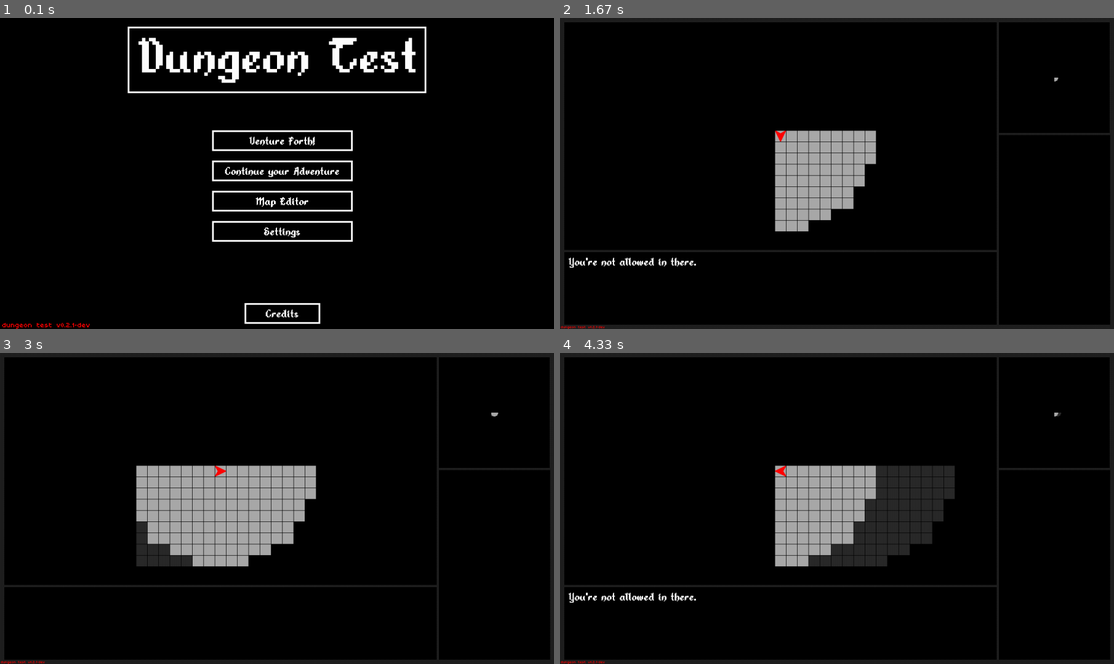
Above: before the commit, frames 1-4 (two rows, left to right).
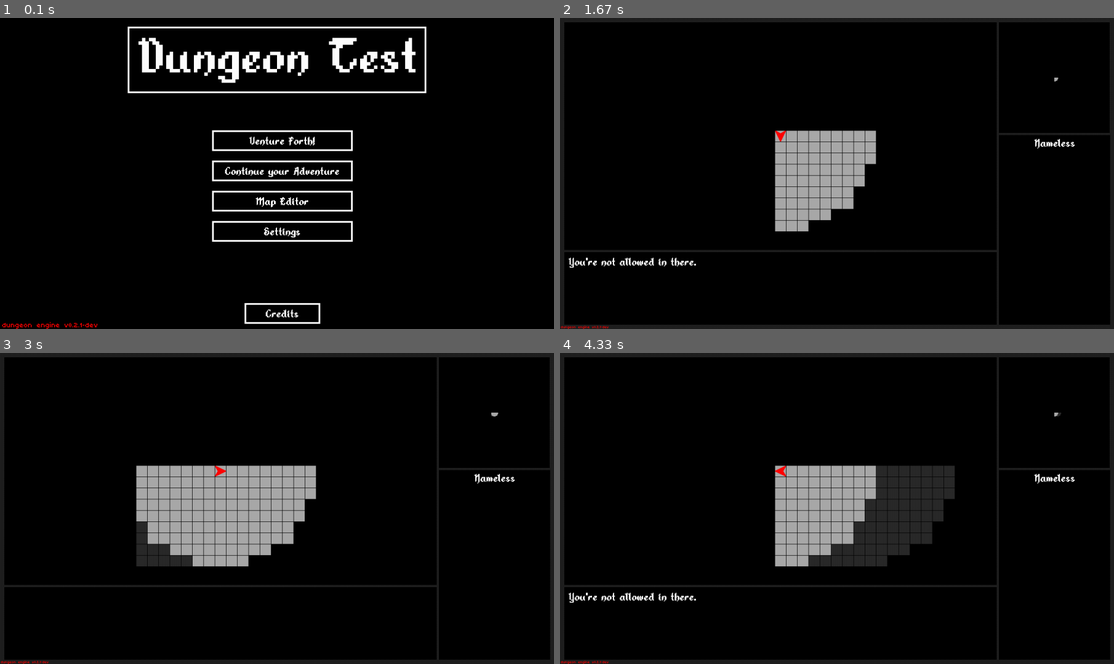
Above: after the commit, the same moments.

Repository: RidleyofZebes/dungeon-engine
Game: pygame game, started from dungeon test v0.2.0-dev.py
Same seed, same stepped clock (60 frames per second), same inputs: the game is played once before the commit and once after it.
Inputs:
- Up to frame 1 (0.1 s): no input
- Up to frame 2 (1.67 s): click "Venture Forth!" at 0.38 s; hold D 0.67-1.13 s; hold W 1.17-1.47 s; hold D from 1.5 s (still down); tap E at 1.65 s
- Up to frame 3 (3 s): release D at 1.97 s; hold A 2-2.53 s; hold S 2.57-2.87 s; hold A from 2.9 s (still down)
- Up to frame 4 (4.33 s): tap E at 3.05 s; release A at 3.3 s; hold W 3.33-3.7 s; hold D from 3.73 s (still down)

The runs differ from the first frame. In frame 1, 0.1% of the frame differs, in the area x 6-18%, y 97-100%; in frame 2, 0.1%, in the area x 3-93%, y 38-100%; in frame 3, 0.1%; in frame 4, 0.1%.

Commit message:
v0.2.1-dev
Signed-off-by: RidleyofZebes <JHoneycutt404@Gmail.com>

Diff:
--- a/dungeon test v0.2.0-dev.py
+++ b/dungeon test v0.2.0-dev.py
@@ -1,7 +1,7 @@
 """-------------------------------------------------------------------------#
-# "Dungeon Test"                                                             #
+# "Dungeon Engine"                                                          #
 # By Douglas J. Honeycutt                                                   #
-# https://withacact.us/ | https://github.com/RidleyofZebes/hero-simulator   #
+# https://withacact.us/ | https://github.com/RidleyofZebes/dungeon-engine   #
 #-------------------------------------------------------------------------"""
 
 
@@ -17,7 +17,7 @@
 # from natural.number import ordinal  # <-- Makes the numbers look pretty - 1st, 2nd, 3rd, 4th...
 
 pygame.init()
-title = "dungeon test v0.2.1-dev"
+title = "dungeon engine v0.2.1-dev"
 
 window_res = (1280, 720)
 FPS = 30
@@ -703,6 +703,15 @@
             viewscreen.blit(maparrow, ((player.y * (map.tile_size + map.tile_margin)) + map.offsetY + 1,
                                        (player.x * (map.tile_size + map.tile_margin)) + map.offsetX + 1))
 
+            """ Draw the Info Box """
+            heroname = font.render(player.name, 0, white)
+            heroname_rect = heroname.get_rect()
+            heroname_rect.center = (257/2, 20)
+            statmenu.blit(heroname, heroname_rect)
+
+            # TODO: Add HP bar below name
+            # TODO: Add player stats (STR, DEX, CON, etc.) below HP bar
+
             """ Tile Descriptions? """
             # tiledescrect = font.render(tile_desc, False, black)
             # descrect = tiledescrect.get_rect()
Not shown, changed: README.md
